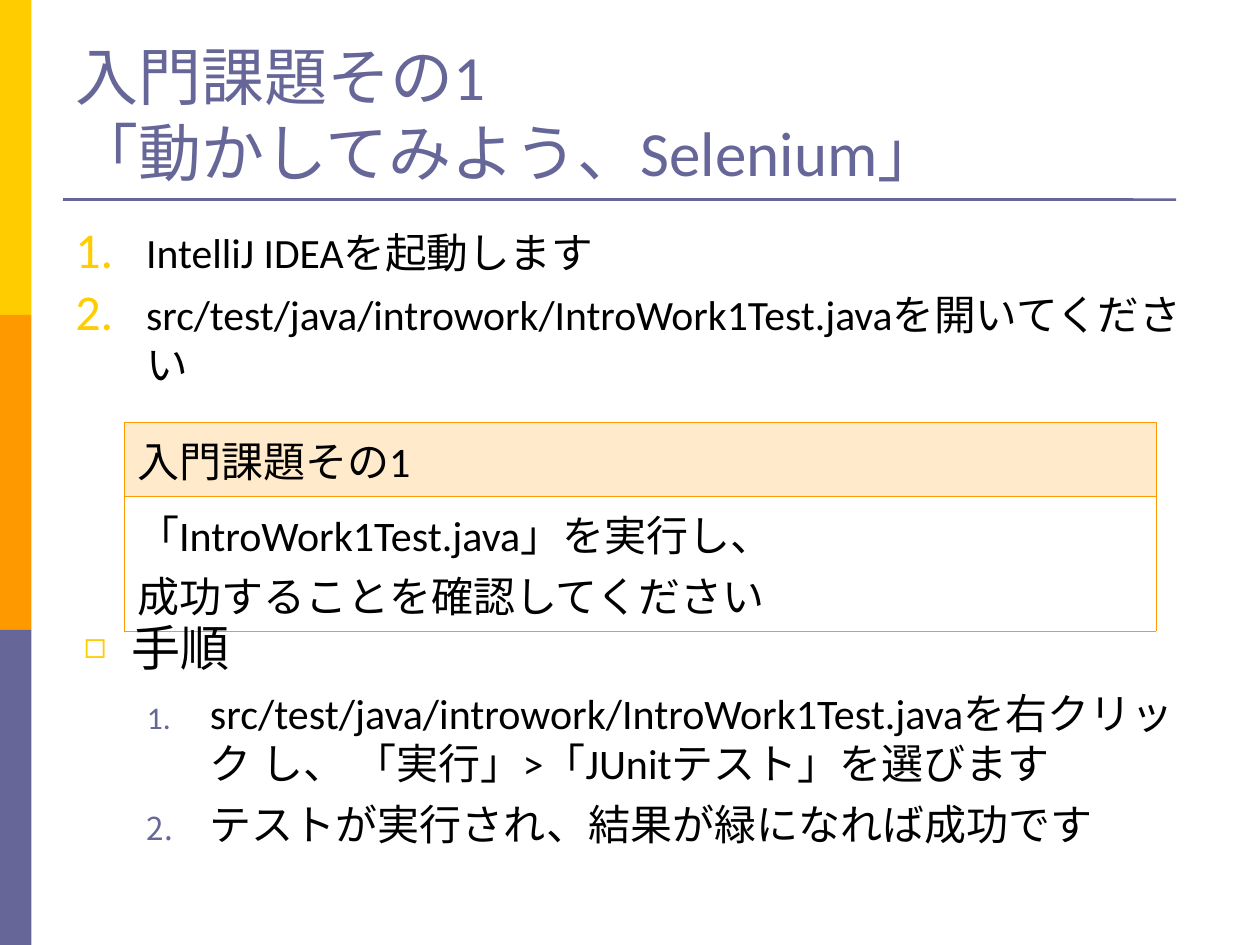
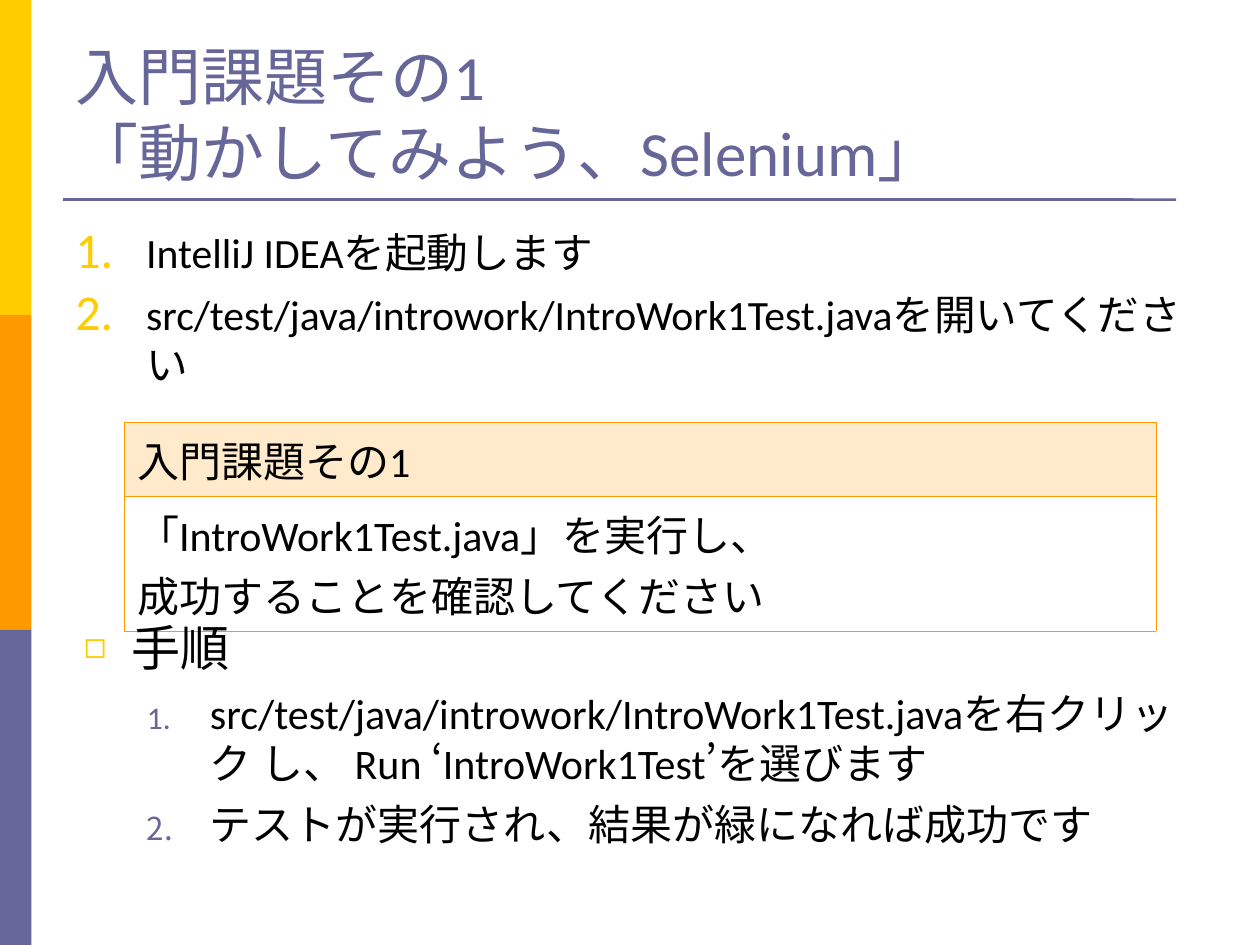
Before and after one commit to takuY-U2/STARHotel, a slide deck: slide 10 of docs/Slide.ppt. Drawn at 1260x945 pixels with LibreOffice and Linux fonts; fonts in the diff are those of the drawing. Boxes give left, top, right and bottom in pixels: in the first picture for what was removed or moved away, otherwise in the second. Text is boxed around its words. In the diff, an @@ line names an element or a change of style, - is before the commit and + after.

Commit message:
feed back from selenium camp

```diff
--- a/docs/Slide.ppt
+++ b/docs/Slide.ppt
@@ text at [210,694,1174,782]: text changed @@
-  1. src/test/java/introwork/IntroWork1Test.javaを右クリック し、 「実行」>「JUnitテスト」を選びます
+  1. src/test/java/introwork/IntroWork1Test.javaを右クリック し、 Run ‘IntroWork1Test’を選びます
```
Also in this commit, not shown: 5 other slides changed, 1 other file.
